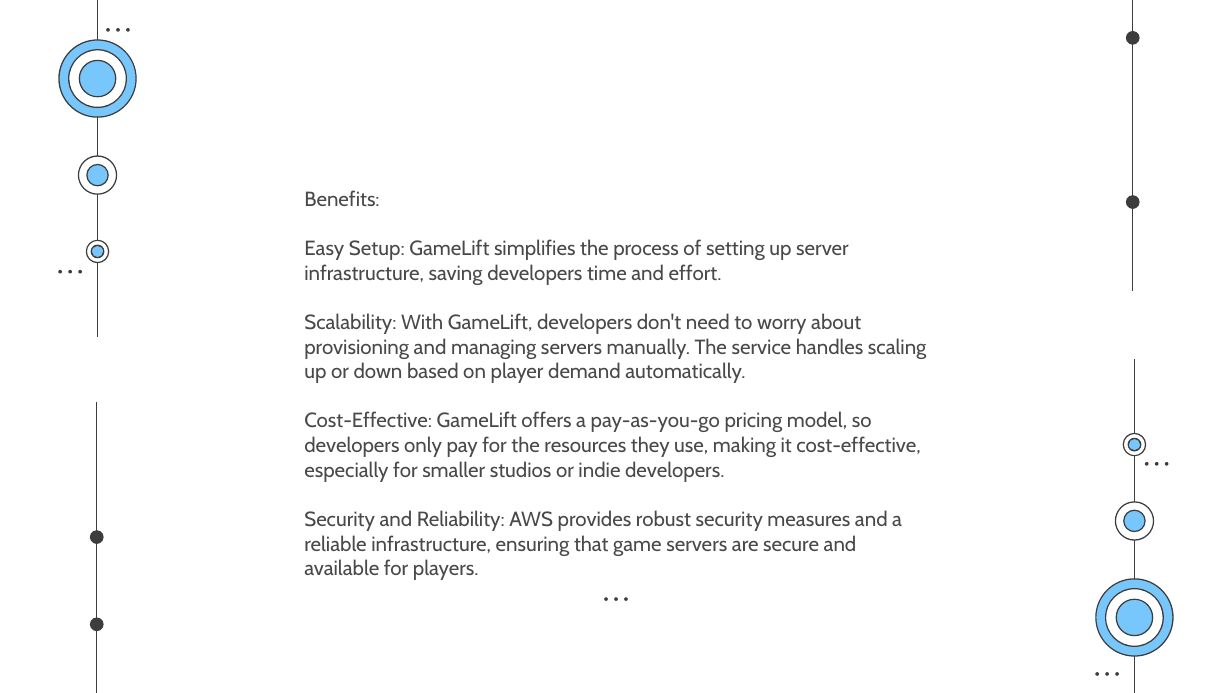
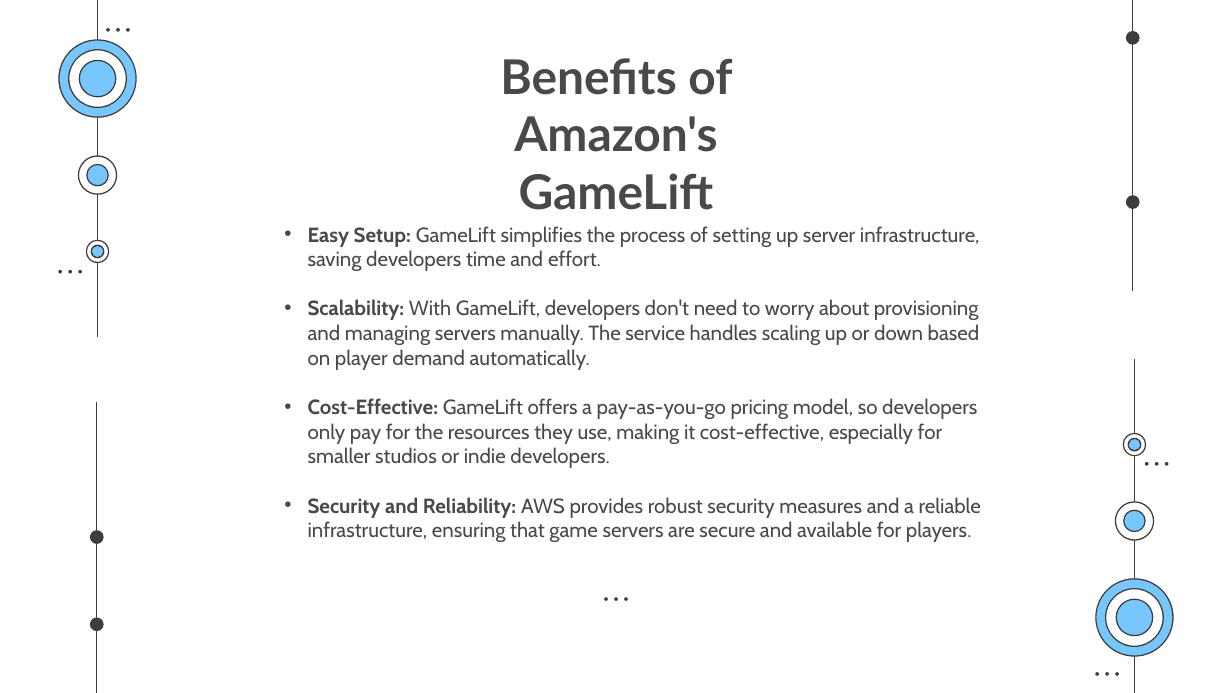
Before and after one commit to SaurabhYadav388/misc_works, a slide deck: slide 20 of Cloud_PPT/Shosau.pptx (slide 21 before the commit). Drawn at 1232x693 pixels with LibreOffice and Linux fonts; fonts in the diff are those of the drawing. Boxes give left, top, right and bottom in pixels: in the first picture for what was removed or moved away, otherwise in the second. Text is boxed around its words. In the diff, an @@ line names an element or a change of style, - is before the commit and + after.

```diff
--- a/Cloud_PPT/Shosau.pptx
+++ b/Cloud_PPT/Shosau.pptx
@@ title added at [500, 58, 732, 210], 28 pt, text #494949, bold @@
+Benefits of Amazon's GameLift
@@ subtitle "Easy Setup: GameLift simplifies the ...": place and size @@
-subtitle "Easy Setup: GameLift simplifies the ..." at [304, 190, 926, 580]
+subtitle "Easy Setup: GameLift simplifies the ..." at [308, 226, 981, 542]
@@ subtitle "Easy Setup: GameLift simplifies the ..." at [308, 226, 981, 542]: bold on in "Easy Setup:", "Scalability:", "Cost-Effective:", "Security and Reliability:"; bullet none to •; list level 1 to 4 in "Easy Setup: GameLift simplifies the ..." @@
@@ subtitle at [304, 190, 379, 206]: paragraph removed @@
-Benefits:
```
Also in this commit, not shown: 11 other slides changed, 8 slides added, 7 slides removed.
